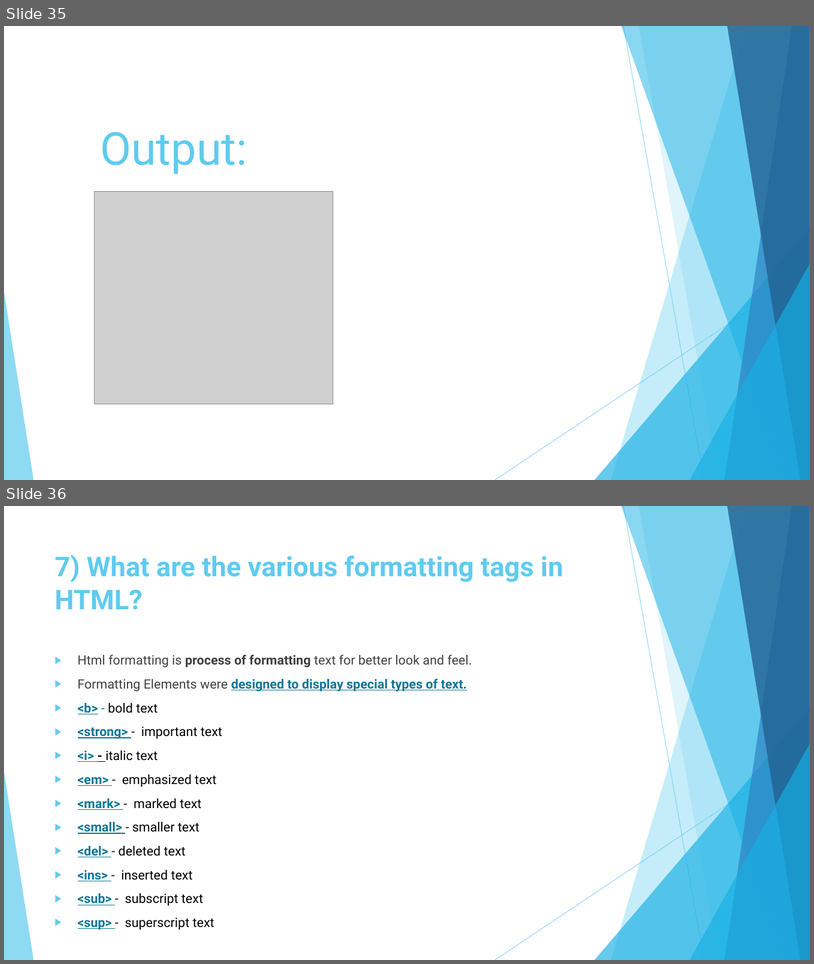
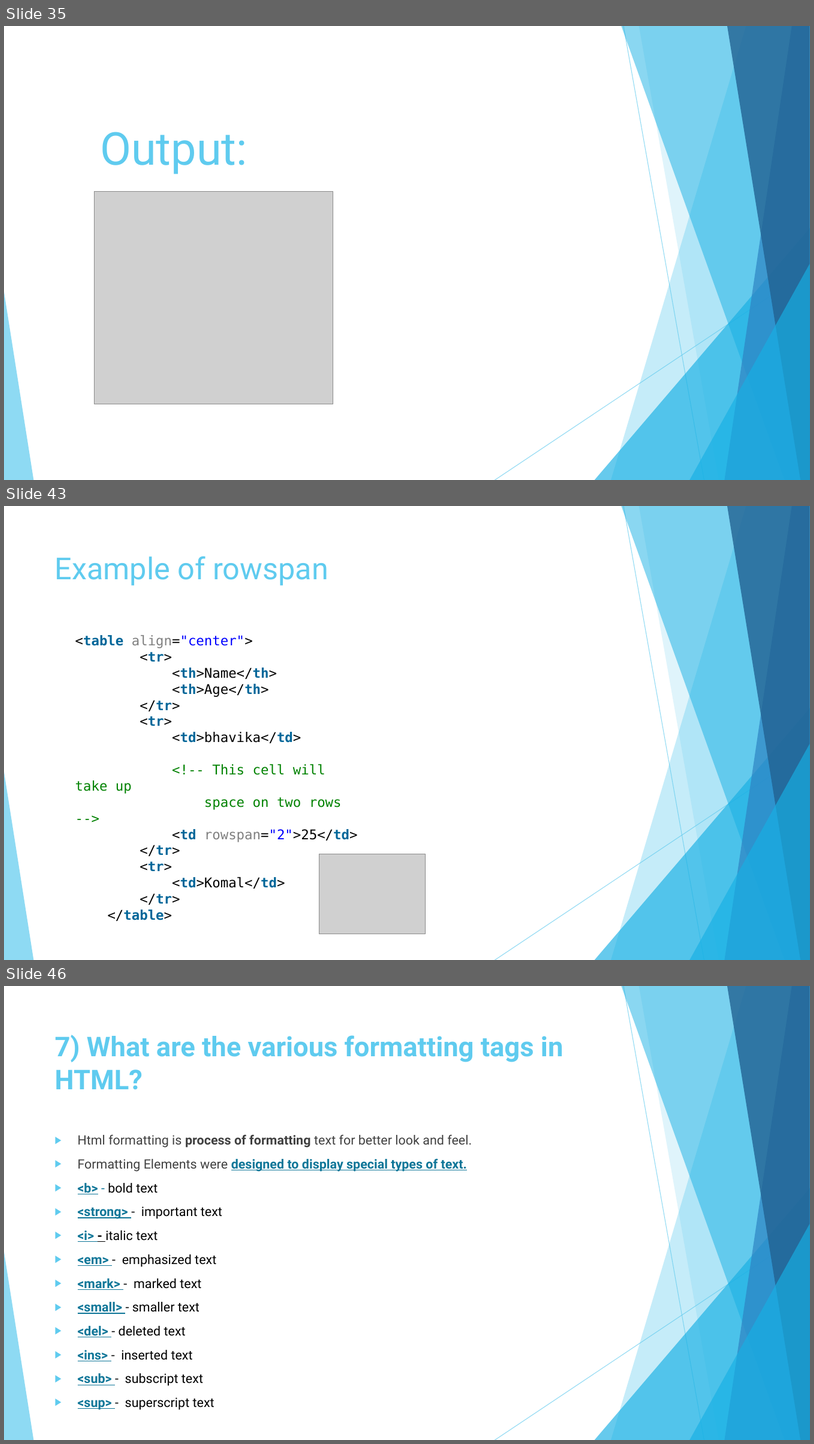
Before and after one commit to bhavikavasani/assignment_module1HTML, a slide deck: ASSIGNMENT.pptx. Shown one above the other, each under a label of ours: slides 35 and 36 before the commit, slides 35, 43 and 46 after it; the slides between them are not shown. The pictures are 814x964 and 814x1444 pixels, drawn with LibreOffice and Linux fonts; fonts in the diff are those of the drawing; grey boxes stand for pictures. Boxes give left, top, right and bottom in pixels: in the first picture for what was removed or moved away, otherwise in the second. Text is boxed around its words. In the diff, an @@ line names an element or a change of style, - is before the commit and + after.

```diff
--- a/ASSIGNMENT.pptx
+++ b/ASSIGNMENT.pptx
@@ slide 43 added at (x1=4, y1=506, x2=810, y2=960), background #FFFFFF; not listed: 10 template elements that a slide beside it also shows @@
@@ title added at (x1=55, y1=556, x2=329, y2=585), 36 pt, text #5FCBEF @@
+Example of rowspan
@@ text added at (x1=75, y1=635, x2=358, y2=921), 16 pt, text #000000 @@
+  <table align="center">
+  <tr>
+  <th>Name</th>
+  <th>Age</th>
+  </tr>
+  <tr>
+  <td>bhavika</td>
+  <!-- This cell will take up
+  space on two rows -->
+  <td rowspan="2">25</td>
+  </tr>
+  <tr>
+  <td>Komal</td>
+  </tr>
+  </table>
@@ picture added at (x1=319, y1=854, x2=426, y2=934) @@
@@ what was slide 36 is now slide 46 @@
```
Also in this commit, not shown: 18 other slides added, 1 slide removed.
